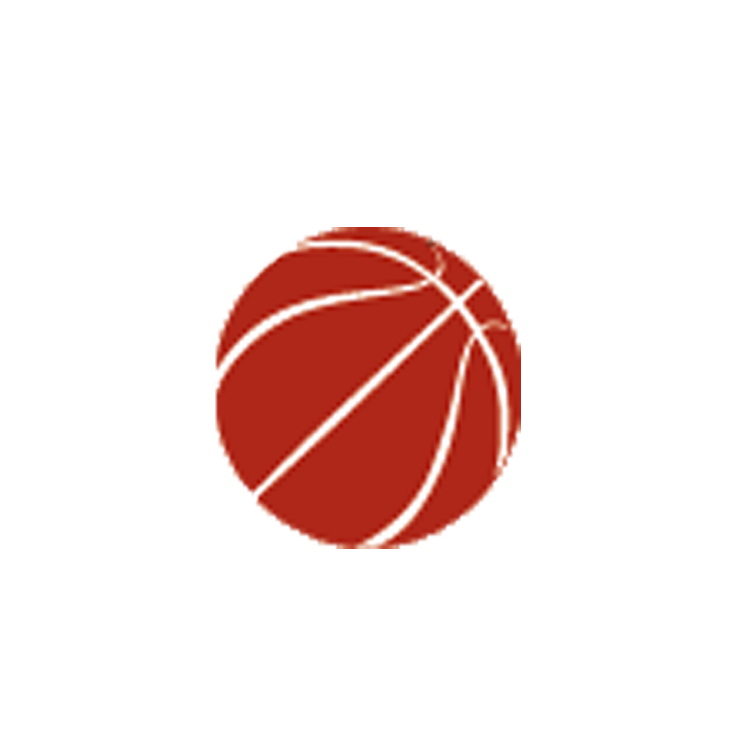
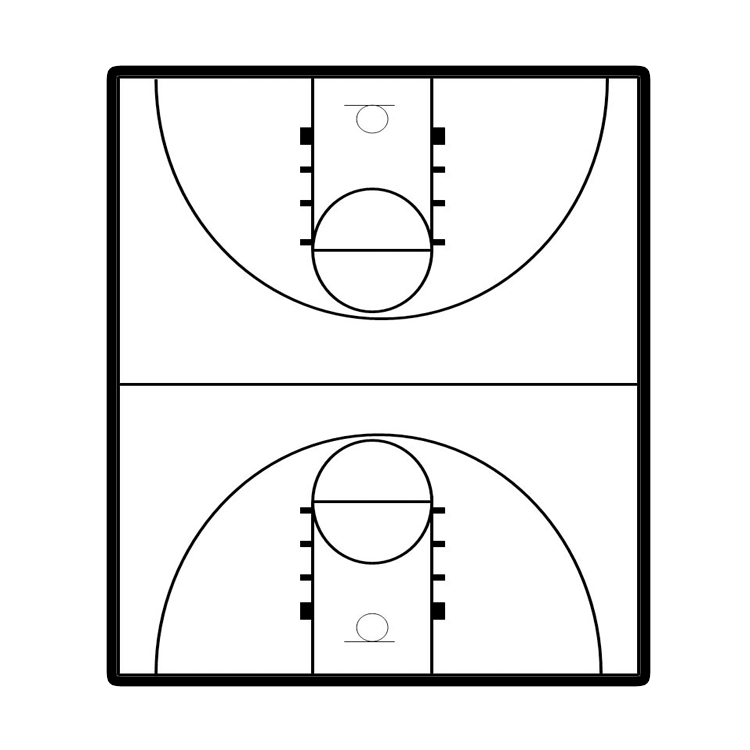
Layers edited between the first and the second w=750, h=750 image:
added layer "Layer 3" above "Layer 1" over [116, 75, 641, 677]
painted on "Layer 1" over [215, 227, 521, 549]
